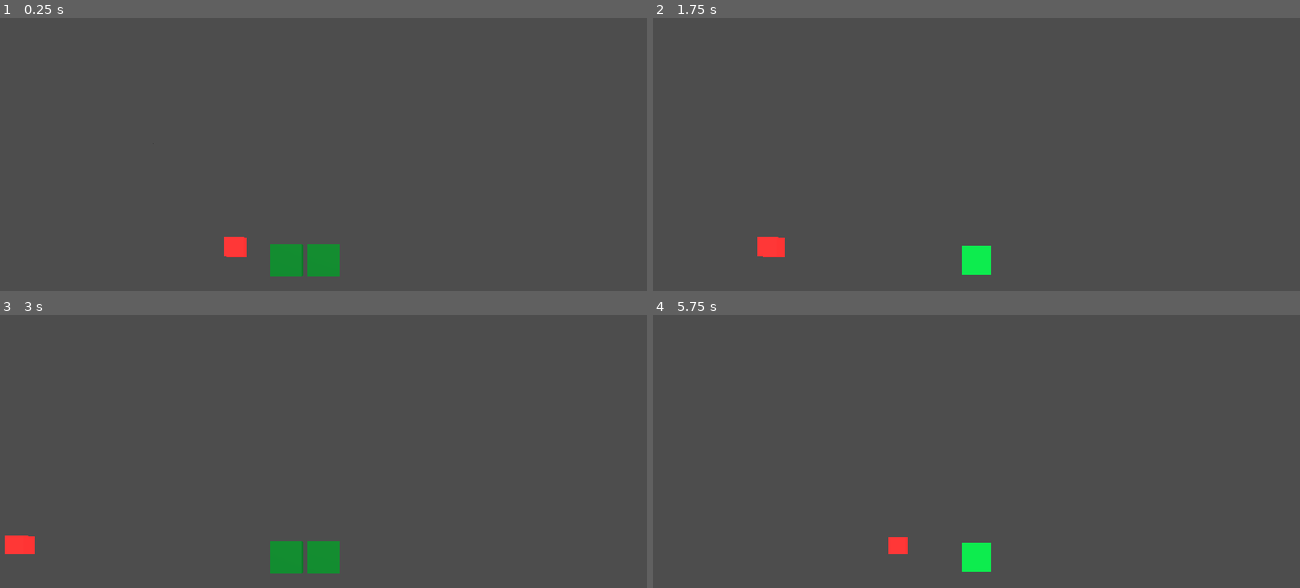
Above: before the commit, frames 1-4 (two rows, left to right).
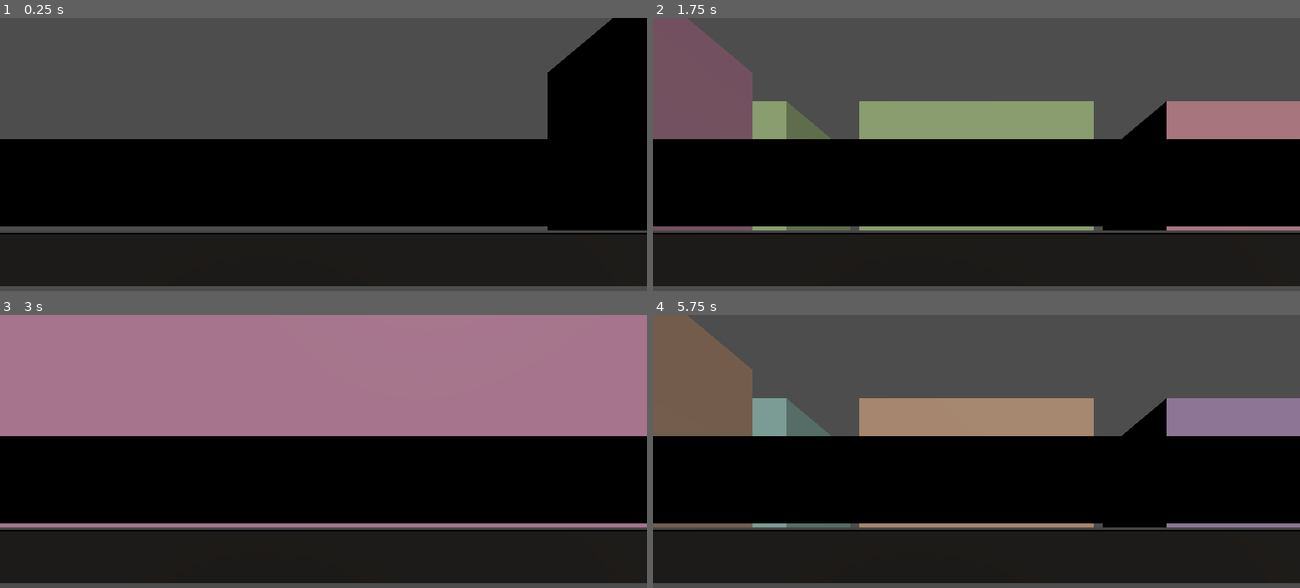
Above: after the commit, the same moments.

Repository: kevindunn766/ai-game-studio
Game: Godot game, scene res://scenes/Main.tscn
Two runs of this game, one before a commit and one after it. Both use one fixed random seed, a clock stepped at 60 frames per second and the inputs below.
Inputs:
- Up to frame 1 (0.25 s): no input
- Up to frame 2 (1.75 s): tap Enter (ui_accept) at 0.5, 0.77, 1.52 s; hold D (move_right) 0.53-1.28 s; hold S (move_down) from 1.28 s (still down)
- Up to frame 3 (3 s): release S (move_down) at 2.03 s; hold D (move_right) 2.03-2.78 s; hold W (move_up) from 2.78 s (still down)
- Up to frame 4 (5.75 s): tap Enter (ui_accept) at 3.02, 3.77, 4.52 s; release W (move_up) at 3.53 s; hold A (move_left) 3.53-5.03 s; hold S (move_down) from 5.03 s (still down)

The runs differ from the first frame. In frame 1, 58% of the frame differs, in the area x 0-100%, y 0-99%; in frame 2, 68%; in frame 3, 97%; in frame 4, 68%.

Commit message:
fix: restore isometric camera spring pitch + FloorManager camera path

Diff:
--- a/snake-3d/scripts/floor_manager.gd
+++ b/snake-3d/scripts/floor_manager.gd
@@ -28,7 +28,7 @@
 		if snake == null:
 			snake = main.get_node_or_null("Snake")
 		if camera == null:
-			camera = main.get_node_or_null("Camera3D")
+			camera = main.get_node_or_null("Snake/Seg0/CameraCranePivot/SpringArm3D/Camera3D")
 
 	if snake:
 		var sx := int(round(snake.position.x / tile_size))
